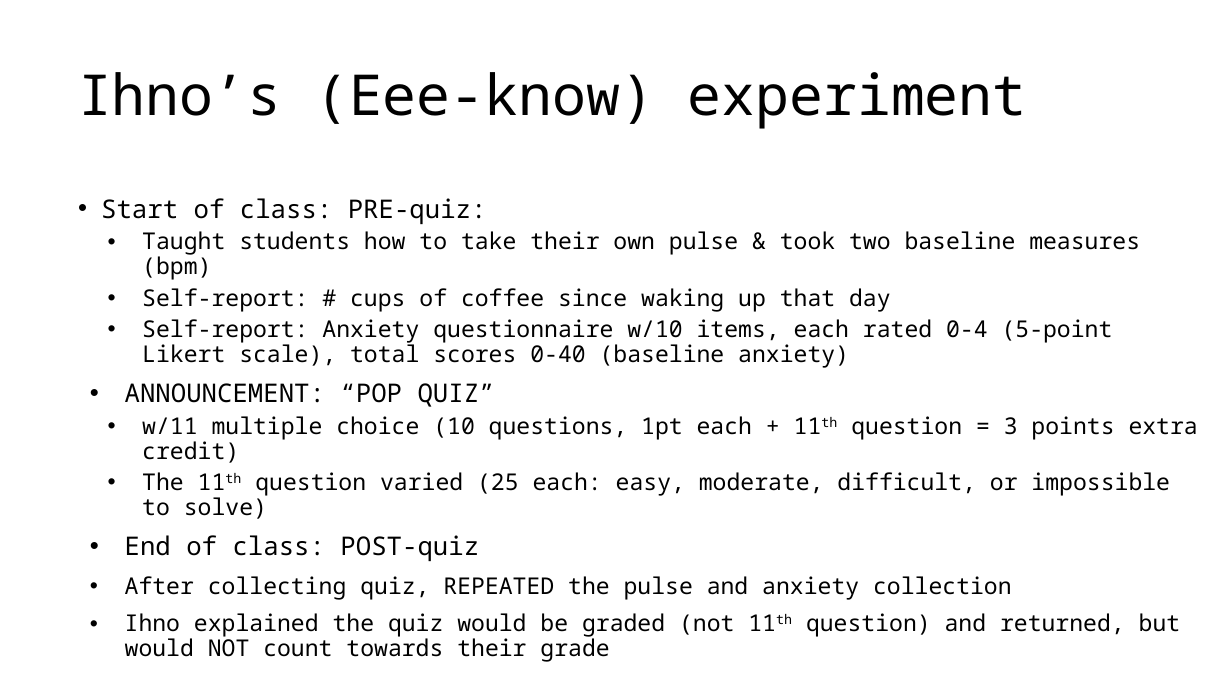
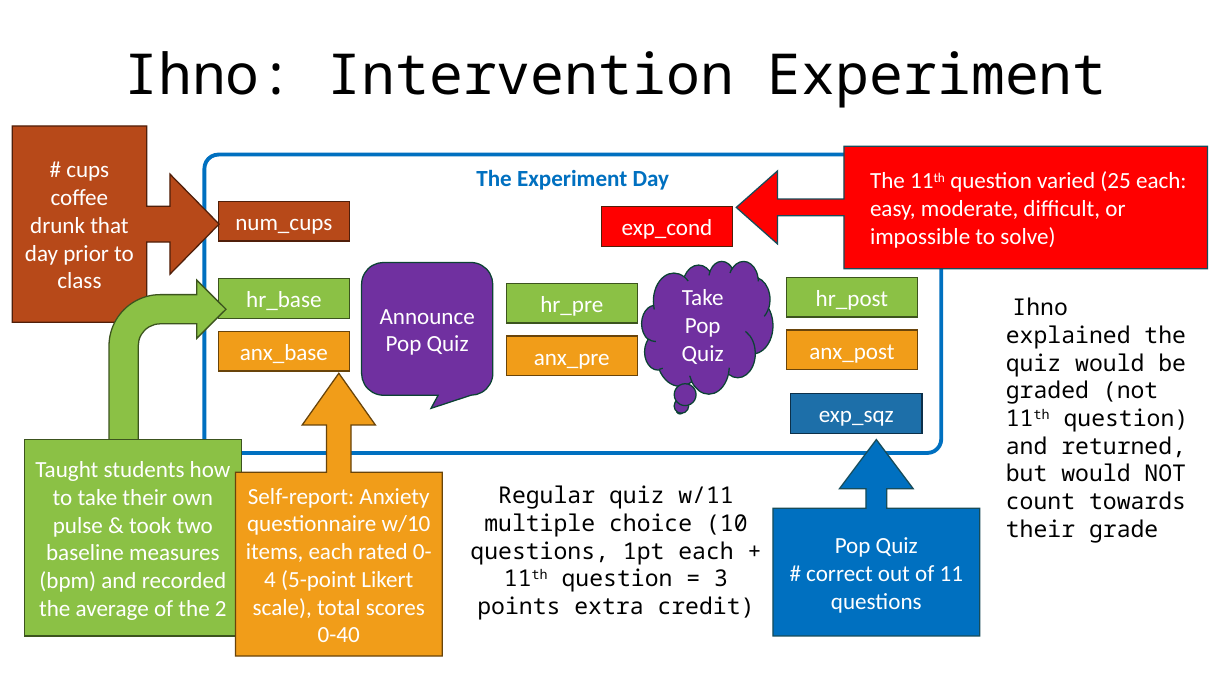
Before and after one commit to CEHS-research/PSY-6600_public, a slide deck: slide 7 of slides/ch0_cohen_textbook_4ed.pptx (slide 6 before the commit). Drawn at 1232x693 pixels with LibreOffice and Linux fonts; fonts in the diff are those of the drawing. Boxes give left, top, right and bottom in pixels: in the first picture for what was removed or moved away, otherwise in the second. Text is boxed around its words. In the diff, an @@ line names an element or a change of style, - is before the commit and + after.

Commit message:
start fall 2023

```diff
--- a/slides/ch0_cohen_textbook_4ed.pptx
+++ b/slides/ch0_cohen_textbook_4ed.pptx
@@ title at (124, 51, 1107, 108): text changed @@
-Ihno’s (Eee-know) experiment
+Ihno: Intervention Experiment
@@ right arrow callout added at (12, 126, 219, 322), fill #B74919, outline #50200B 1 pt, 18 pt, text #FFFFFF @@
+# cups coffee drunk that day prior to class
@@ left arrow callout added at (737, 146, 1208, 269), fill #FF0000, outline #184D5A 1 pt, 18 pt, text #FFFFFF @@
+  The 11th question varied (25 each: easy, moderate, difficult, or impossible to solve)
@@ rounded rectangle added at (204, 154, 941, 453), outline #0070C0 3 pt, 18 pt, text #0070C0, bold @@
+The Experiment Day
@@ text removed at (101, 198, 1198, 662) @@
-• Start of class: PRE-quiz:
-  • Taught students how to take their own pulse & took two baseline measures (bpm)
-  • Self-report: # cups of coffee since waking up that day
-  • Self-report: Anxiety questionnaire w/10 items, each rated 0-4 (5-point Likert scale), total scores 0-40 (baseline anxiety)
-• ANNOUNCEMENT: “POP QUIZ”
-  • w/11 multiple choice (10 questions, 1pt each + 11th question = 3 points extra credit)
-  • The 11th question varied (25 each: easy, moderate, difficult, or impossible to solve)
-• End of class: POST-quiz
-• After collecting quiz, REPEATED the pulse and anxiety collection
-• Ihno explained the quiz would be graded (not 11th question) and returned, but would NOT count towards their grade
@@ rectangle added at (218, 201, 349, 241), fill #B74919, outline #50200B 1 pt, 18 pt, text #FFFFFF @@
+num_cups
@@ rectangle added at (602, 207, 733, 247), fill #FF0000, outline #50200B 1 pt, 18 pt, text #FFFFFF @@
+exp_cond
@@ rounded speech box added at (361, 262, 493, 396), fill #7030A0, outline #0D4335 1 pt, 18 pt, text #FFFFFF @@
+Announce Pop Quiz
@@ thought cloud added at (642, 261, 774, 394), fill #7030A0, outline #0D4335 1 pt, 18 pt, text #FFFFFF @@
+Take Pop Quiz
@@ bent arrow added at (109, 280, 226, 445), fill #8BC145, outline #3D551E 1 pt @@
@@ rectangle added at (218, 279, 349, 319), fill #8BC145, outline #3D551E 1 pt, 18 pt, text #FFFFFF @@
+hr_base
@@ rectangle added at (506, 284, 638, 323), fill #8BC145, outline #3D551E 1 pt, 18 pt, text #FFFFFF @@
+hr_pre
@@ rectangle added at (787, 277, 918, 317), fill #8BC145, outline #3D551E 1 pt, 18 pt, text #FFFFFF @@
+hr_post
@@ text added at (1006, 297, 1189, 543), 18 pt, text #000000 @@
+Ihno explained the quiz would be graded (not 11th question) and returned, but would NOT count towards their grade
@@ rectangle added at (218, 332, 349, 372), fill #F19D19, outline #6A450B 1 pt, 18 pt, text #FFFFFF @@
+anx_base
@@ rectangle added at (506, 336, 638, 376), fill #F19D19, outline #6A450B 1 pt, 18 pt, text #FFFFFF @@
+anx_pre
@@ rectangle added at (787, 330, 918, 370), fill #F19D19, outline #6A450B 1 pt, 18 pt, text #FFFFFF @@
+anx_post
@@ up arrow callout added at (236, 373, 443, 656), fill #F19D19, outline #6A450B 1 pt, 18 pt, text #FFFFFF @@
+Self-report: Anxiety questionnaire w/10 items, each rated 0-4 (5-point Likert scale), total scores 0-40
@@ rectangle added at (791, 394, 922, 433), fill #1D6FA9, outline #0D314A 1 pt, 18 pt, text #FFFFFF @@
+exp_sqz
@@ rectangle added at (25, 440, 242, 636), fill #8BC145, outline #3D551E 1 pt, 18 pt, text #FFFFFF @@
+Taught students how to take their own pulse & took two baseline measures (bpm) and recorded the average of the 2
@@ up arrow callout added at (774, 440, 981, 636), fill #0070C0, outline #184D5A 1 pt, 18 pt, text #FFFFFF @@
+Pop Quiz
+# correct out of 11 questions
@@ text added at (470, 485, 755, 620), 18 pt, text #000000 @@
+Regular quiz w/11 multiple choice (10 questions, 1pt each + 11th question = 3 points extra credit)
```
Also in this commit, not shown: 3 other slides changed, 4 slides added, 1 slide removed, 3 other files.
